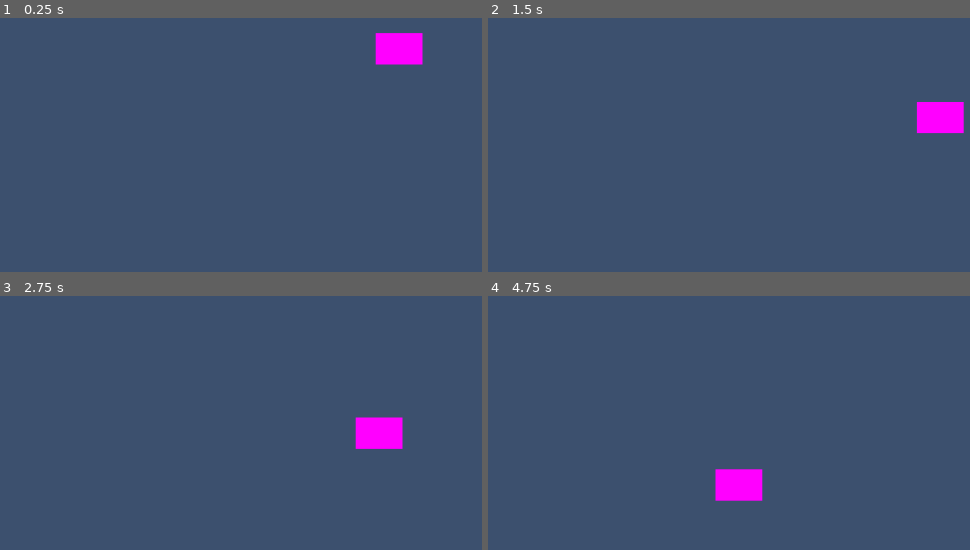
Above: before the commit, frames 1-4 (two rows, left to right).
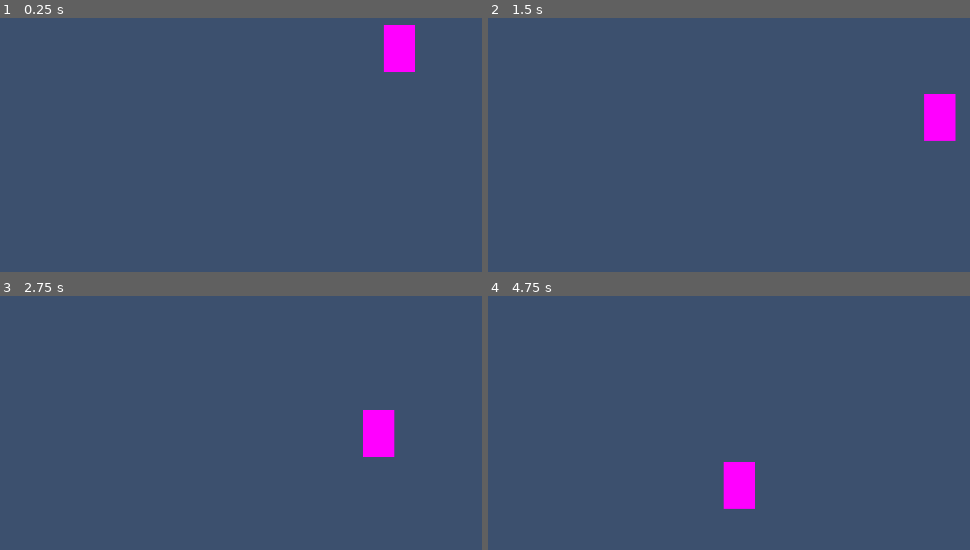
Above: after the commit, the same moments.

Repository: endertitan100/Ocusuk
Game: Godot game, scene res://Game.tscn
Two runs of this game, one before a commit and one after it. Both use one fixed random seed, a clock stepped at 60 frames per second and the inputs below.
Inputs:
- Up to frame 1 (0.25 s): no input
- Up to frame 2 (1.5 s): hold D (right) 0.53-1.28 s; hold S (dive) 0.53-1.28 s; tap Space (jump) at 0.77 s; hold A (left) from 1.28 s (still down); tap S (dive) at 1.35 s
- Up to frame 3 (2.75 s): tap Space (jump) at 1.52 s; release A (left) at 2.03 s; hold D (right) from 2.03 s (still down); hold S (dive) from 2.03 s (still down)
- Up to frame 4 (4.75 s): release S (dive) at 2.78 s; tap S (dive) at 2.85, 4.35 s; tap Space (jump) at 3.02, 3.77, 4.52 s; release D (right) at 3.53 s; hold S (dive) 3.53-4.28 s; hold A (left) from 3.53 s (still down)

The runs differ from the first frame. In frame 1, 0.8% of the frame differs, in the area x 77-88%, y 2-22%; in frame 2, 0.8%; in frame 3, 0.9%; in frame 4, 0.9%, in the area x 47-58%, y 65-84%.

Commit message:
Added Flow Indicator

Diff:
--- a/Game.tscn
+++ b/Game.tscn
@@ -1,20 +1,54 @@
-[gd_scene load_steps=6 format=3 uid="uid://cbuysclfonfg7"]
+[gd_scene load_steps=9 format=3 uid="uid://cbuysclfonfg7"]
 
+[ext_resource type="Script" path="res://enemy_spawner.gd" id="2_fm45t"]
 [ext_resource type="Script" path="res://Controller.gd" id="2_r31fr"]
 
 [sub_resource type="QuadMesh" id="QuadMesh_7jaae"]
-size = Vector2(75, 50)
+size = Vector2(50, 75)
 subdivide_width = 1
 subdivide_depth = 1
 
 [sub_resource type="PlaceholderTexture2D" id="PlaceholderTexture2D_vjk5q"]
 
 [sub_resource type="RectangleShape2D" id="RectangleShape2D_6wafx"]
-size = Vector2(76, 50)
+size = Vector2(50, 76)
+
+[sub_resource type="Curve" id="Curve_xcvfr"]
+_data = [Vector2(0, 0), 0.0, 0.0, 0, 0, Vector2(0.368771, 0.201602), 0.0, 0.0, 0, 0, Vector2(0.558139, 0.0714287), 0.0, 0.0, 0, 0, Vector2(0.810631, 0.50534), 0.0, 0.0, 0, 0, Vector2(0.986711, 0.00200272), 0.0, 0.0, 0, 0]
+point_count = 5
+
+[sub_resource type="CurveTexture" id="CurveTexture_adxcr"]
+curve = SubResource("Curve_xcvfr")
 
 [sub_resource type="ParticleProcessMaterial" id="ParticleProcessMaterial_kyujq"]
+resource_local_to_scene = true
 particle_flag_disable_z = true
-gravity = Vector3(0, 98, 0)
+emission_shape_offset = Vector3(1000, 0, 0)
+emission_shape = 3
+emission_box_extents = Vector3(20, 100, 0)
+angle_min = 1.07288e-05
+angle_max = 12.8
+inherit_velocity_ratio = 1.55
+direction = Vector3(0, 0, 0)
+spread = 0.0
+flatness = 1.0
+initial_velocity_min = -2000.0
+initial_velocity_max = -1000.0
+gravity = Vector3(-10, 0, 0)
+radial_accel_min = -31.51
+radial_accel_max = 21.92
+scale_min = 2.0
+scale_max = 4.0
+color = Color(0.678759, 0.784273, 0.966353, 0.596078)
+emission_curve = SubResource("CurveTexture_adxcr")
+turbulence_enabled = true
+turbulence_noise_strength = 20.0
+turbulence_noise_scale = 27.075
+turbulence_noise_speed_random = 0.08
+turbulence_influence_min = 0.0
+turbulence_influence_max = 0.005
+turbulence_initial_displacement_min = 1.49012e-06
+turbulence_initial_displacement_max = 1.49012e-06
 
 [node name="Game" type="Node2D"]
 
@@ -31,6 +65,17 @@
 [node name="CollisionShape2D" type="CollisionShape2D" parent="Player/Area2D"]
 shape = SubResource("RectangleShape2D_6wafx")
 
+[node name="EnemySpawner" type="MeshInstance2D" parent="."]
+position = Vector2(700, -450)
+mesh = SubResource("QuadMesh_7jaae")
+texture = SubResource("PlaceholderTexture2D_vjk5q")
+script = ExtResource("2_fm45t")
+
+[node name="Area2D" type="Area2D" parent="EnemySpawner"]
+
+[node name="CollisionShape2D" type="CollisionShape2D" parent="EnemySpawner/Area2D"]
+shape = SubResource("RectangleShape2D_6wafx")
+
 [node name="Floor" type="Area2D" parent="."]
 position = Vector2(0, 360)
 scale = Vector2(17, 1)
@@ -38,10 +83,21 @@
 [node name="CollisionShape2D" type="CollisionShape2D" parent="Floor"]
 shape = SubResource("RectangleShape2D_6wafx")
 
-[node name="GPUParticles2D" type="GPUParticles2D" parent="."]
-position = Vector2(650, 0)
+[node name="Node2D" type="Node2D" parent="."]
+position = Vector2(1064, 4)
 scale = Vector2(0.225, 3.61)
+
+[node name="GPUParticles2D" type="GPUParticles2D" parent="Node2D"]
+position = Vector2(-2035.56, -0.554017)
+amount = 20
 process_material = SubResource("ParticleProcessMaterial_kyujq")
+lifetime = 10.0
+preprocess = 10.0
+explosiveness = 0.11
+fixed_fps = 15
 trail_enabled = true
+trail_sections = 6
+trail_section_subdivisions = 8
 
 [connection signal="area_entered" from="Player/Area2D" to="Player" method="_on_area_2d_area_entered"]
+[connection signal="area_entered" from="EnemySpawner/Area2D" to="EnemySpawner" method="_on_area_2d_area_entered"]
--- a/Screen.gdshader
+++ /dev/null
@@ -1,17 +0,0 @@
-shader_type canvas_item;
-
-uniform sampler2D screen_texture : hint_screen_texture, repeat_disable, filter_nearest;
-uniform sampler2D noise;
-
-float wave(vec2 position){
-  position += texture(noise, position / 10.0).x * 2.0 - 1.0;
-  vec2 wv = 1.0 - abs(sin(position+TIME));
-  return pow(1.0 - pow(wv.x * wv.y, 0.65), 4.0);
-}
-
-void fragment() {
-    vec4 c = textureLod(screen_texture, SCREEN_UV, 0.0);
-	if (c.rgb==vec3(60,80,110)){
-		COLOR = vec4(1);
-	}else COLOR = c;
-}
--- /dev/null
+++ b/enemy_spawner.gd
@@ -0,0 +1,14 @@
+extends MeshInstance2D
+
+
+# Called when the node enters the scene tree for the first time.
+func _ready():
+	pass # Replace with function body.
+
+
+# Called every frame. 'delta' is the elapsed time since the previous frame.
+func _process(delta):
+	pass
+
+# Write code to clone enemy and damage player with a growinh hitbox
+# Make some code that displays health and ability to collect and pickup scales
